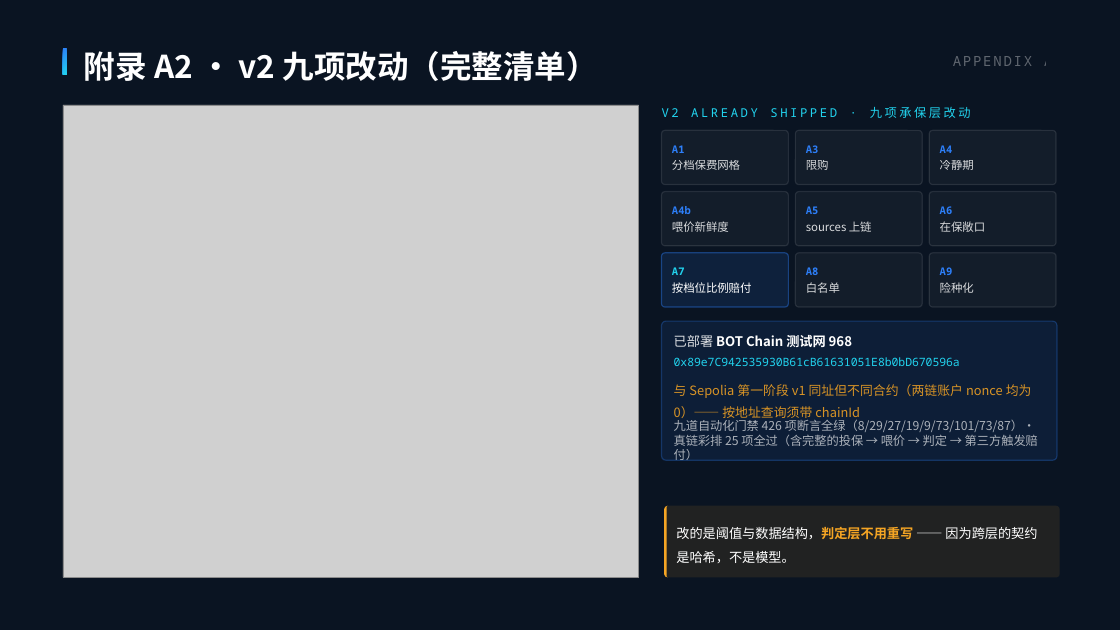
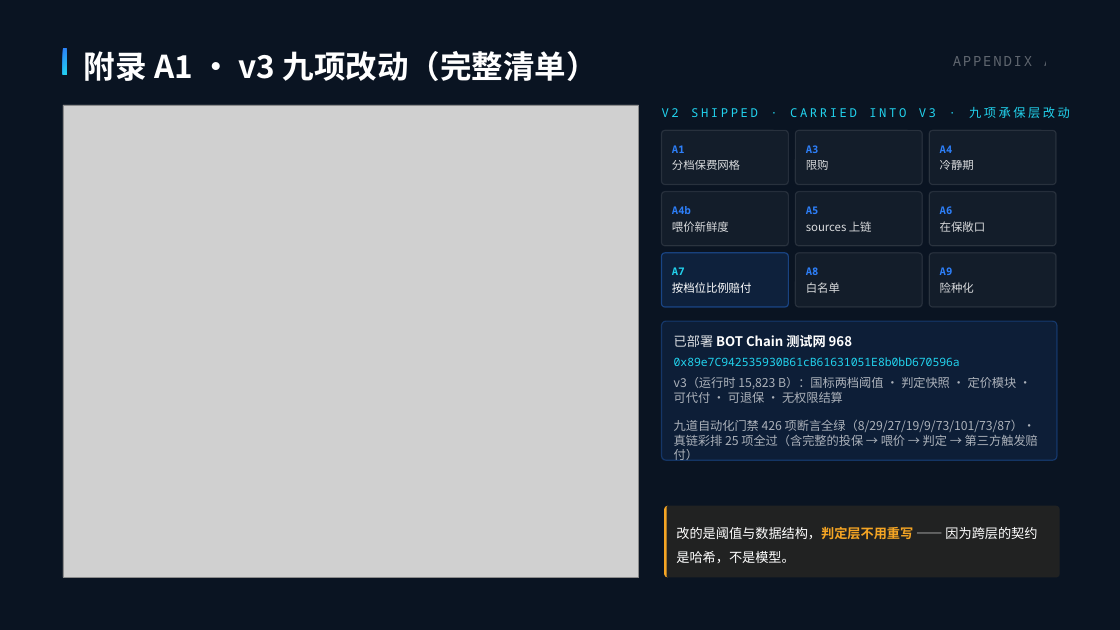
Before and after one commit to juice-butterfly/rainproof, a slide deck: slide 12 of 提交材料/雨证-路演PPT-叙事版-修订5.pptx (slide 13 before the commit). Drawn at 1120x630 pixels with LibreOffice and Linux fonts; fonts in the diff are those of the drawing; grey boxes stand for pictures. Boxes give left, top, right and bottom in pixels: in the first picture for what was removed or moved away, otherwise in the second. Text is boxed around its words. In the diff, an @@ line names an element or a change of style, - is before the commit and + after.

Commit message:
﻿[A] v3 回放取证落地：材料升 v3 口径 + 页 6 第三条证据换 2026-08-09 上海 + 13 页母版同步
回放（本机回放链，chainId 伪装 11155111，不上任何公网链）
- 部署 v3 后跑完整闭环：投保 08-06 → 保障窗 08-09 00:00–08-10 00:00（v3 冷静期 3 天）
- 链上累计 448 → 553 mm；AI 判定 PAY 91（三模型窗口增量 93.5 / 78 / 88.7）
- claim 按增量 105 mm 落 tier1 ⇒ 赔付 0.0075 ETH；保单终态 paid/settled
- 新增 07-测试工具/replay_v3_setup.js（回放专用：注资 + 报价 + 投保，幂等）

CLI 加 v3 支持（探测式、纯增量，968 的 v2 路径一行没动）
- ai-collect.js / submit-judgement.js：三段探测 v3→v2→v1；v3 调 8 参 submitJudgement
- keeper.js 支持 --v3；deploy.js 支持 --v3；push-rainfall.js 阈值读加 entryThresholdOf

留痕与文档
- 09-AI判定留痕/2026-08-09上海暴雨回放/（snapshot + judgement；两份哈希已被
  check-ai.js 的「每条留痕都能当场重算」覆盖）
- 08-截图存证/历史回放-2026-08-09上海暴雨.md（七节，照 2024 那份结构）+ README 增 v3 行
- PPT 修订5（13 页 / 9,270,293 B / SHA256 ecc2923b…）：页 6 第三条证据换 v3 本地回放链
  （增量 105 mm、PAY 91）、页脚改 v3 口径、附录徽标改 A1/A2、968 盒补 v3 运行时 15,823 B
- 演讲稿 / 路演总表按 13 页重排（收尾 12→11、附录 13/14→12/13；删页后正文 ≈3:31）
- 提交表、根 README、外部PPT修订4 补 §十（含两处「改不动」的烘焙图残留说明）

门禁：cd 07-测试工具 && npm test → 九道全绿（8/29/27/19/9/73/101/73/87 = 426 项）

```diff
--- a/提交材料/雨证-路演PPT-叙事版-修订5.pptx
+++ b/提交材料/雨证-路演PPT-叙事版-修订5.pptx
@@ text at [84,51,598,81]: text changed @@
-附录 A2 · v2 九项改动（完整清单）
+附录 A1 · v3 九项改动（完整清单）
@@ text at [662,107,1070,118]: text changed @@
-V2 ALREADY SHIPPED · 九项承保层改动
+V2 SHIPPED · CARRIED INTO V3 · 九项承保层改动
@@ text at [674,377,1017,403]: text changed; size 11 to 10.5 pt; text colour #F5A524 at 88% opacity to #FFFFFF at 66% opacity @@
-与 Sepolia 第一阶段 v1 同址但不同合约（两链账户 nonce 均为 0）—— 按地址查询须带 chainId
+v3（运行时 15,823 B）：国标两档阈值 · 判定快照 · 定价模块 · 可代付 · 可退保 · 无权限结算
```
Also in this commit, not shown: 2 other slides changed, 1 slide removed, 17 other files.
